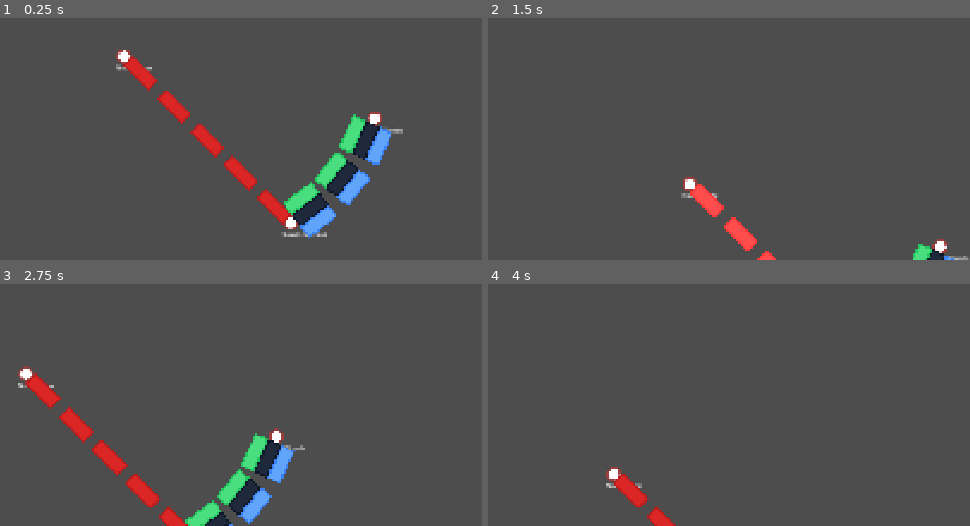
Above: before the commit, frames 1-4 (two rows, left to right).
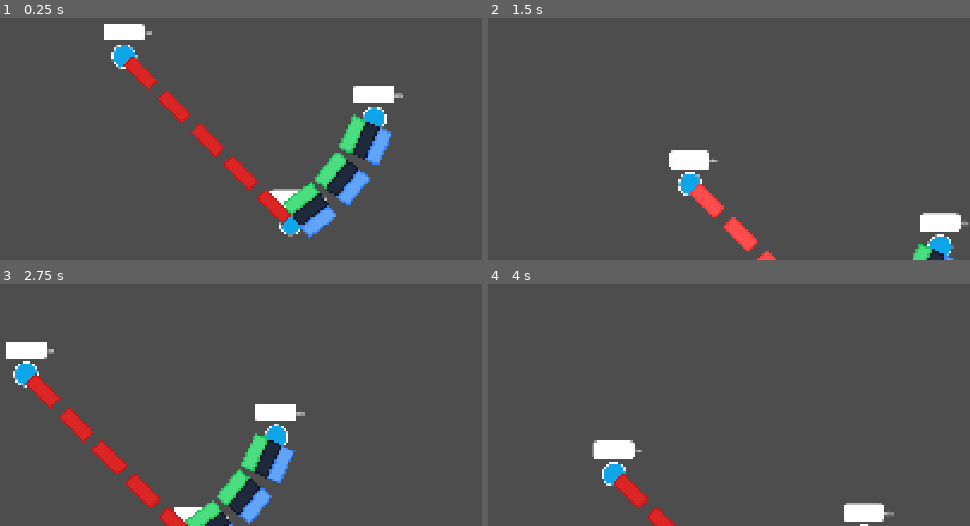
Above: after the commit, the same moments.

Repository: BarbaraEMorais/ticketToRideGame
Game: Godot game, scene res://tabuleiro/tabuleiro.tscn
Two runs of this game, one before a commit and one after it. Both use one fixed random seed, a clock stepped at 60 frames per second and the inputs below. This scene is started directly instead of the project's main scene.
Inputs (mouse positions are in pixels of both pictures, inside the frame that each line leads up to):
- Up to frame 1 (0.25 s): no input
- Up to frame 2 (1.5 s): tap Enter at 0.5 s; drag from (613, 56) to (777, 223) at 0.52 s; tap Space at 1.25 s; drag from (796, 240) to (531, 124) at 1.27 s
- Up to frame 3 (2.75 s): tap Enter at 2 s; move the mouse to (274, 436) at 2.02 s; click (274, 436) at 2.17 s
- Up to frame 4 (4 s): tap Space at 2.75 s; drag from (565, 424) to (661, 523) at 2.77 s; tap Enter at 3.5 s; move the mouse to (810, 368) at 3.52 s; click (810, 368) at 3.67 s

The runs differ from the first frame. In frame 1, 2.5% of the frame differs, in the area x 21-84%, y 2-91%; in frame 2, 2.1%; in frame 3, 2.2%; in frame 4, 1.8%.

Commit message:
style: new city assets initial

Diff:
--- /dev/null
+++ b/assets/mapa/cidade.svg
@@ -0,0 +1,18 @@
+<svg width="98" height="98" viewBox="0 0 98 98" fill="none" xmlns="http://www.w3.org/2000/svg">
+<g filter="url(#filter0_d_52_455)">
+<path d="M85 45C85 64.8822 68.8822 81 49 81C29.1177 81 13 64.8822 13 45C13 25.1177 29.1177 9 49 9C68.8822 9 85 25.1177 85 45Z" fill="#0EA5E9"/>
+<path d="M49 6.5C70.263 6.5 87.5 23.737 87.5 45C87.5 66.263 70.263 83.5 49 83.5C27.737 83.5 10.5 66.263 10.5 45C10.5 23.737 27.737 6.5 49 6.5Z" stroke="white" stroke-width="5"/>
+</g>
+<defs>
+<filter id="filter0_d_52_455" x="0" y="0" width="98" height="98" filterUnits="userSpaceOnUse" color-interpolation-filters="sRGB">
+<feFlood flood-opacity="0" result="BackgroundImageFix"/>
+<feColorMatrix in="SourceAlpha" type="matrix" values="0 0 0 0 0 0 0 0 0 0 0 0 0 0 0 0 0 0 127 0" result="hardAlpha"/>
+<feOffset dy="4"/>
+<feGaussianBlur stdDeviation="4"/>
+<feComposite in2="hardAlpha" operator="out"/>
+<feColorMatrix type="matrix" values="0 0 0 0 0 0 0 0 0 0 0 0 0 0 0 0 0 0 0.08 0"/>
+<feBlend mode="normal" in2="BackgroundImageFix" result="effect1_dropShadow_52_455"/>
+<feBlend mode="normal" in="SourceGraphic" in2="effect1_dropShadow_52_455" result="shape"/>
+</filter>
+</defs>
+</svg>
--- /dev/null
+++ b/assets/mapa/label-container.svg
@@ -0,0 +1,17 @@
+<svg width="114" height="72" viewBox="0 0 114 72" fill="none" xmlns="http://www.w3.org/2000/svg">
+<g filter="url(#filter0_d_52_456)">
+<rect x="8" y="4" width="98" height="56" rx="10" fill="white"/>
+</g>
+<defs>
+<filter id="filter0_d_52_456" x="0" y="0" width="114" height="72" filterUnits="userSpaceOnUse" color-interpolation-filters="sRGB">
+<feFlood flood-opacity="0" result="BackgroundImageFix"/>
+<feColorMatrix in="SourceAlpha" type="matrix" values="0 0 0 0 0 0 0 0 0 0 0 0 0 0 0 0 0 0 127 0" result="hardAlpha"/>
+<feOffset dy="4"/>
+<feGaussianBlur stdDeviation="4"/>
+<feComposite in2="hardAlpha" operator="out"/>
+<feColorMatrix type="matrix" values="0 0 0 0 0 0 0 0 0 0 0 0 0 0 0 0 0 0 0.08 0"/>
+<feBlend mode="normal" in2="BackgroundImageFix" result="effect1_dropShadow_52_456"/>
+<feBlend mode="normal" in="SourceGraphic" in2="effect1_dropShadow_52_456" result="shape"/>
+</filter>
+</defs>
+</svg>
--- a/tabuleiro/Cidade.tscn
+++ b/tabuleiro/Cidade.tscn
@@ -1,26 +1,33 @@
-[gd_scene load_steps=4 format=3 uid="uid://tjvwsgh5scsr"]
+[gd_scene load_steps=5 format=3 uid="uid://tjvwsgh5scsr"]
 
-[ext_resource type="Texture2D" uid="uid://nsw6uagxs8a6" path="res://assets/test_pin.svg" id="1_730b7"]
 [ext_resource type="Script" uid="uid://kn0li6ib3c6f" path="res://tabuleiro/Cidade.gd" id="1_sa4h6"]
+[ext_resource type="Texture2D" uid="uid://dnrddtcdiyddg" path="res://assets/mapa/cidade.svg" id="2_stiri"]
+[ext_resource type="Texture2D" uid="uid://bdnhb7ac46mj5" path="res://assets/mapa/label-container.svg" id="3_24oni"]
 
 [sub_resource type="CircleShape2D" id="CircleShape2D_sa4h6"]
-radius = 18.0278
+radius = 30.0167
 
 [node name="Cidade" type="Area2D"]
 script = ExtResource("1_sa4h6")
 
 [node name="Sprite2D" type="Sprite2D" parent="."]
+position = Vector2(0, 3)
 scale = Vector2(0.72, 0.72)
-texture = ExtResource("1_730b7")
+texture = ExtResource("2_stiri")
 
 [node name="CollisionShape2D" type="CollisionShape2D" parent="."]
 shape = SubResource("CircleShape2D_sa4h6")
 
 [node name="Label" type="Label" parent="."]
 offset_left = -20.0
-offset_top = 14.0
+offset_top = -70.0
 offset_right = 20.0
-offset_bottom = 37.0
+offset_bottom = -47.0
 metadata/_edit_use_anchors_ = true
 
+[node name="Label-container" type="Sprite2D" parent="."]
+position = Vector2(-1, -55)
+scale = Vector2(1, 0.763889)
+texture = ExtResource("3_24oni")
+
 [connection signal="input_event" from="." to="." method="_on_input_event"]
--- a/tabuleiro/trilho.gd
+++ b/tabuleiro/trilho.gd
@@ -50,7 +50,7 @@
 	var state_prefix: String = "trilhopreenchido" if is_taken else "trilhovazio"
 	var color_suffix: String = str(_color_map.get(track_color, 1))
 
-	var path: String = "res://assets/trilhos/%s%s.svg" % [state_prefix, color_suffix]
+	var path: String = "res://assets/mapa/trilhos/%s%s.svg" % [state_prefix, color_suffix]
 
 	# Load the texture
 	var new_texture: Texture2D = load(path)
Not shown, changed: assets/fonts/Jomhuria-Regular.ttf.import
Not shown, changed: assets/fonts/NovaSquare-Regular.ttf.import
Not shown, added: assets/mapa/cidade.svg.import
Not shown, changed: assets/mapa/label-container.svg.import
Renamed: assets/trilhos/trilhopreenchido1.svg -> assets/mapa/trilhos/trilhopreenchido1.svg
Not shown, changed: assets/mapa/trilhos/trilhopreenchido1.svg.import
Renamed: assets/trilhos/trilhopreenchido2.svg -> assets/mapa/trilhos/trilhopreenchido2.svg
Not shown, changed: assets/mapa/trilhos/trilhopreenchido2.svg.import
Renamed: assets/trilhos/trilhopreenchido3.svg -> assets/mapa/trilhos/trilhopreenchido3.svg
Not shown, changed: assets/mapa/trilhos/trilhopreenchido3.svg.import
Renamed: assets/trilhos/trilhopreenchido4.svg -> assets/mapa/trilhos/trilhopreenchido4.svg
Not shown, added: assets/mapa/trilhos/trilhopreenchido4.svg.import
(and 24 more such lines)
